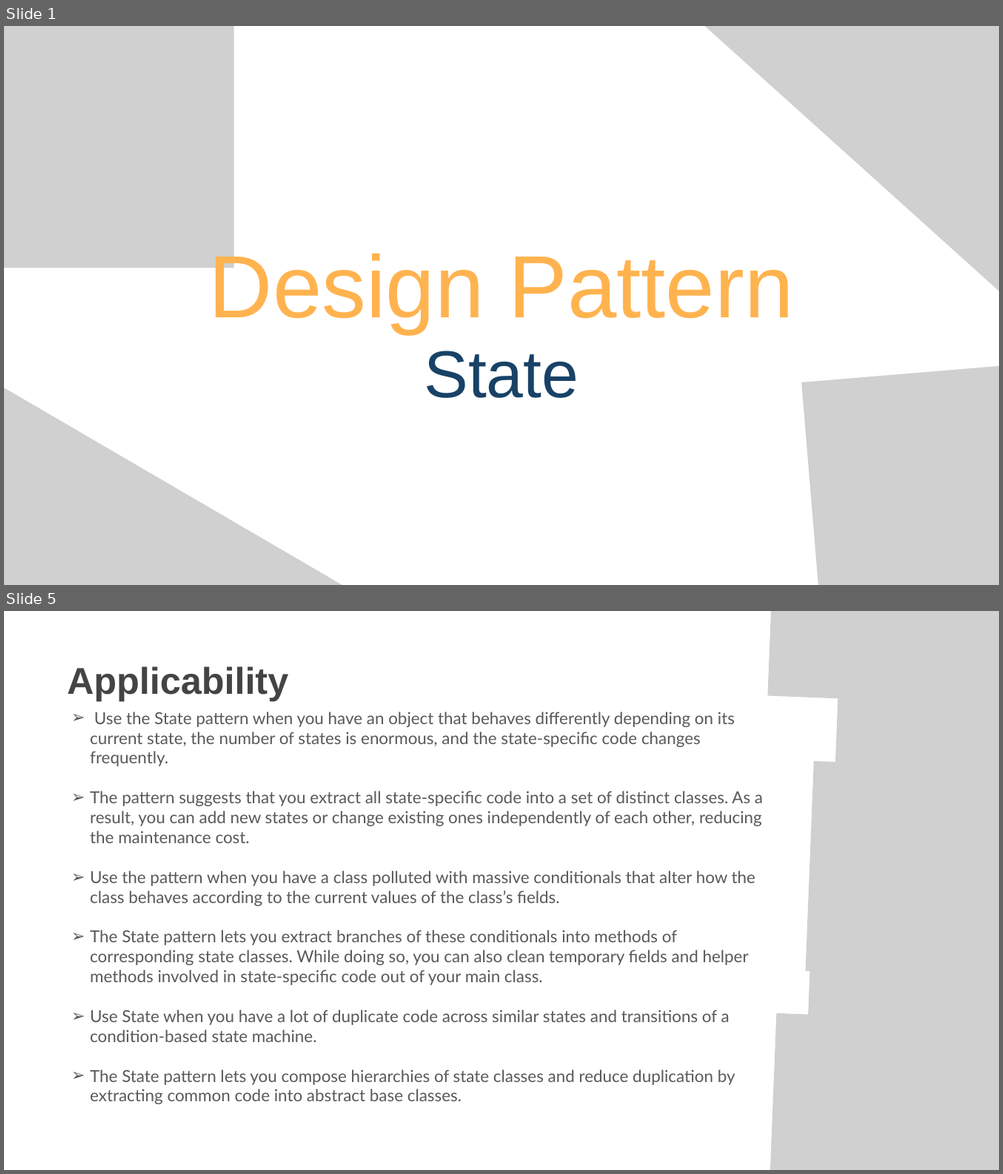
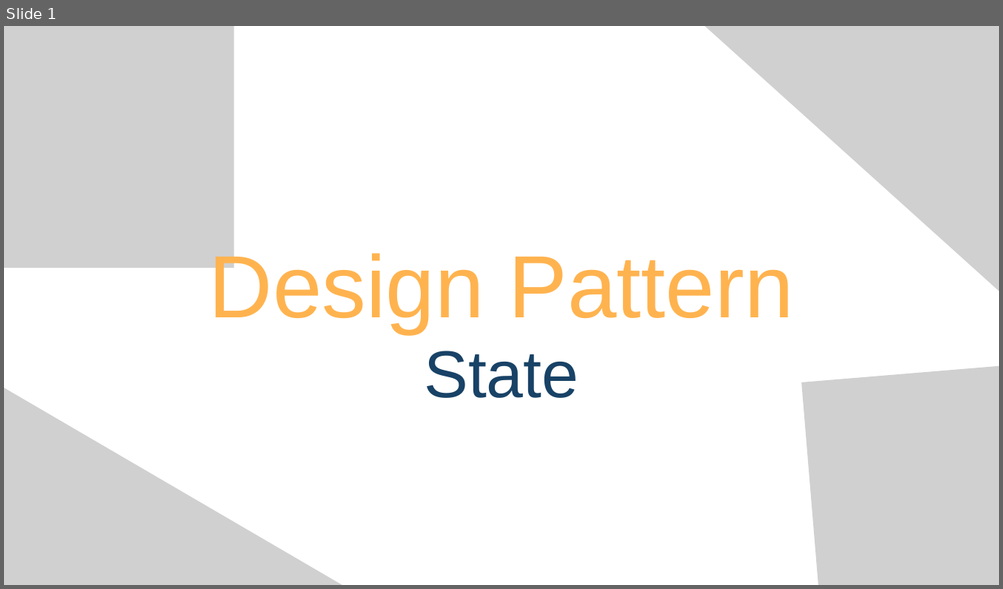
Before and after one commit to imdeni/designpattern, a slide deck: State.pptx. Shown one above the other, each under a label of ours: slides 1 and 5 before the commit, slide 1 after it; the slides between them are not shown. The pictures are 1003x1174 and 1003x589 pixels, drawn with LibreOffice and Linux fonts; fonts in the diff are those of the drawing; grey boxes stand for pictures. Boxes give left, top, right and bottom in pixels: in the first picture for what was removed or moved away, otherwise in the second. Text is boxed around its words. In the diff, an @@ line names an element or a change of style, - is before the commit and + after.

```diff
--- a/State.pptx
+++ b/State.pptx
@@ slide 5 removed at <box>4,611,999,1170</box>, background #FFFFFF @@
@@ picture removed at <box>767,611,999,706</box> @@
@@ picture removed at <box>832,624,999,845</box> @@
@@ text removed at <box>67,667,288,701</box> @@
-Applicability
@@ text removed at <box>90,712,762,1102</box> @@
-➢ Use the State pattern when you have an object that behaves differently depending on its current state, the number of states is enormous, and the state-specific code changes frequently.
-➢ The pattern suggests that you extract all state-specific code into a set of distinct classes. As a result, you can add new states or change existing ones independently of each other, reducing the maintenance cost.
-➢ Use the pattern when you have a class polluted with massive conditionals that alter how the class behaves according to the current values of the class’s fields.
-➢ The State pattern lets you extract branches of these conditionals into methods of corresponding state classes. While doing so, you can also clean temporary fields and helper methods involved in state-specific code out of your main class.
-➢ Use State when you have a lot of duplicate code across similar states and transitions of a condition-based state machine.
-➢ The State pattern lets you compose hierarchies of state classes and reduce duplication by extracting common code into abstract base classes.
@@ picture removed at <box>805,761,999,982</box> @@
@@ picture removed at <box>805,871,999,1093</box> @@
@@ picture removed at <box>765,1014,999,1170</box> @@
```
Also in this commit, not shown: 4 slides changed, 2 slides added, 14 other files.
